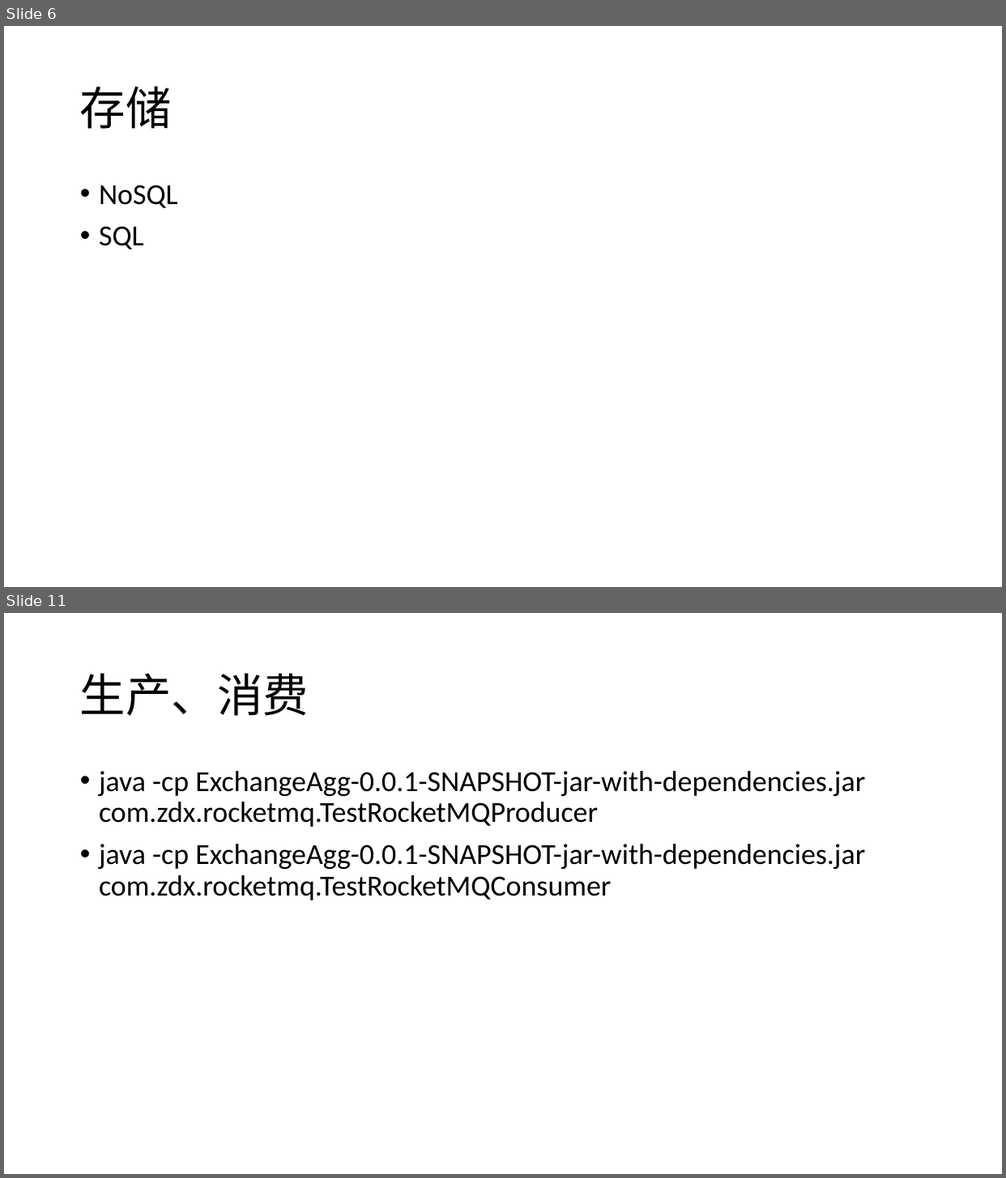
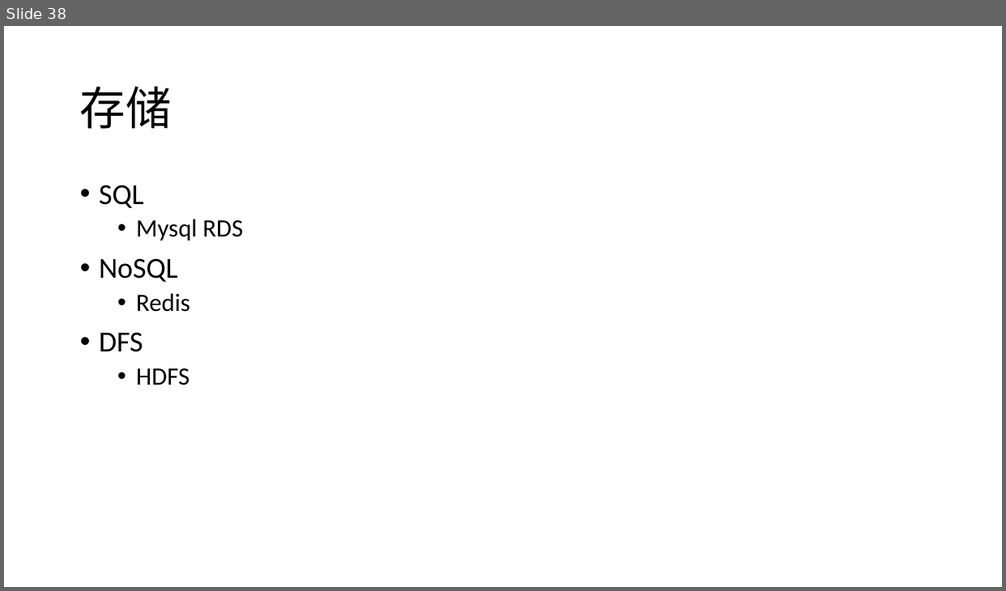
Before and after one commit to 1303575952/ExchangeAgg, a slide deck: doc/Coin.pptx. Shown one above the other, each under a label of ours: slides 6 and 11 before the commit, slide 38 after it; the slides between them are not shown. The pictures are 1006x1178 and 1006x591 pixels, drawn with LibreOffice and Linux fonts; fonts in the diff are those of the drawing. Boxes give left, top, right and bottom in pixels: in the first picture for what was removed or moved away, otherwise in the second. Text is boxed around its words. In the diff, an @@ line names an element or a change of style, - is before the commit and + after.

```diff
--- a/doc/Coin.pptx
+++ b/doc/Coin.pptx
@@ slide 11 removed at (4,613,1002,1174), background #FFFFFF @@
@@ title removed at (80,673,309,716) @@
-生产、消费
@@ text removed at (99,771,865,901) @@
-• java -cp ExchangeAgg-0.0.1-SNAPSHOT-jar-with-dependencies.jar com.zdx.rocketmq.TestRocketMQProducer
-• java -cp ExchangeAgg-0.0.1-SNAPSHOT-jar-with-dependencies.jar com.zdx.rocketmq.TestRocketMQConsumer
@@ what was slide 6 is now slide 38 @@
@@ slide 38 changed as well @@
@@ text at (99,185,243,241): paragraphs added @@
+• SQL
+  • Mysql RDS
@@ text at (99,293,190,386): text changed; size 28 to 24 pt @@
-• SQL
+  • Redis
+• DFS
+  • HDFS
```
Also in this commit, not shown: 6 other slides changed, 57 slides added, 21 other slides removed, 1 other file.
